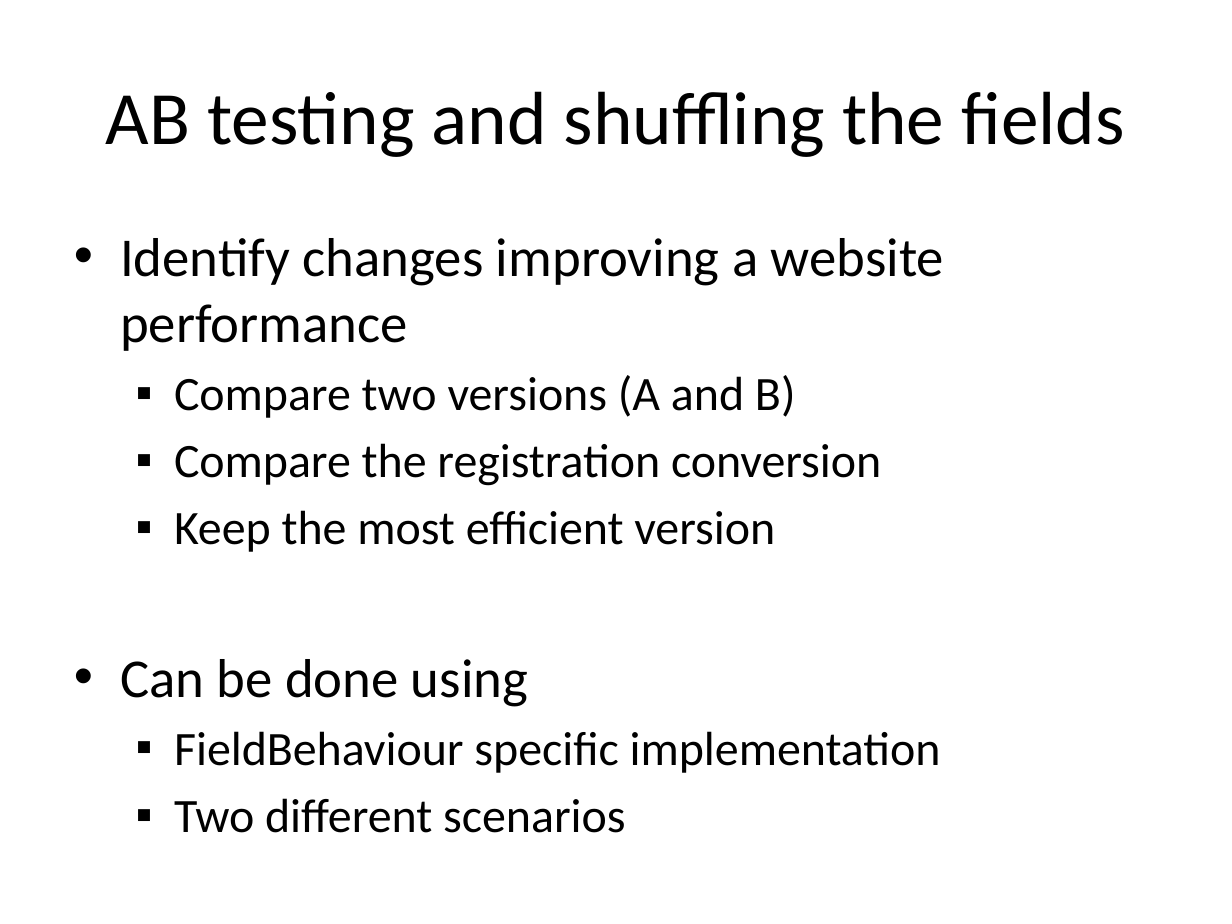
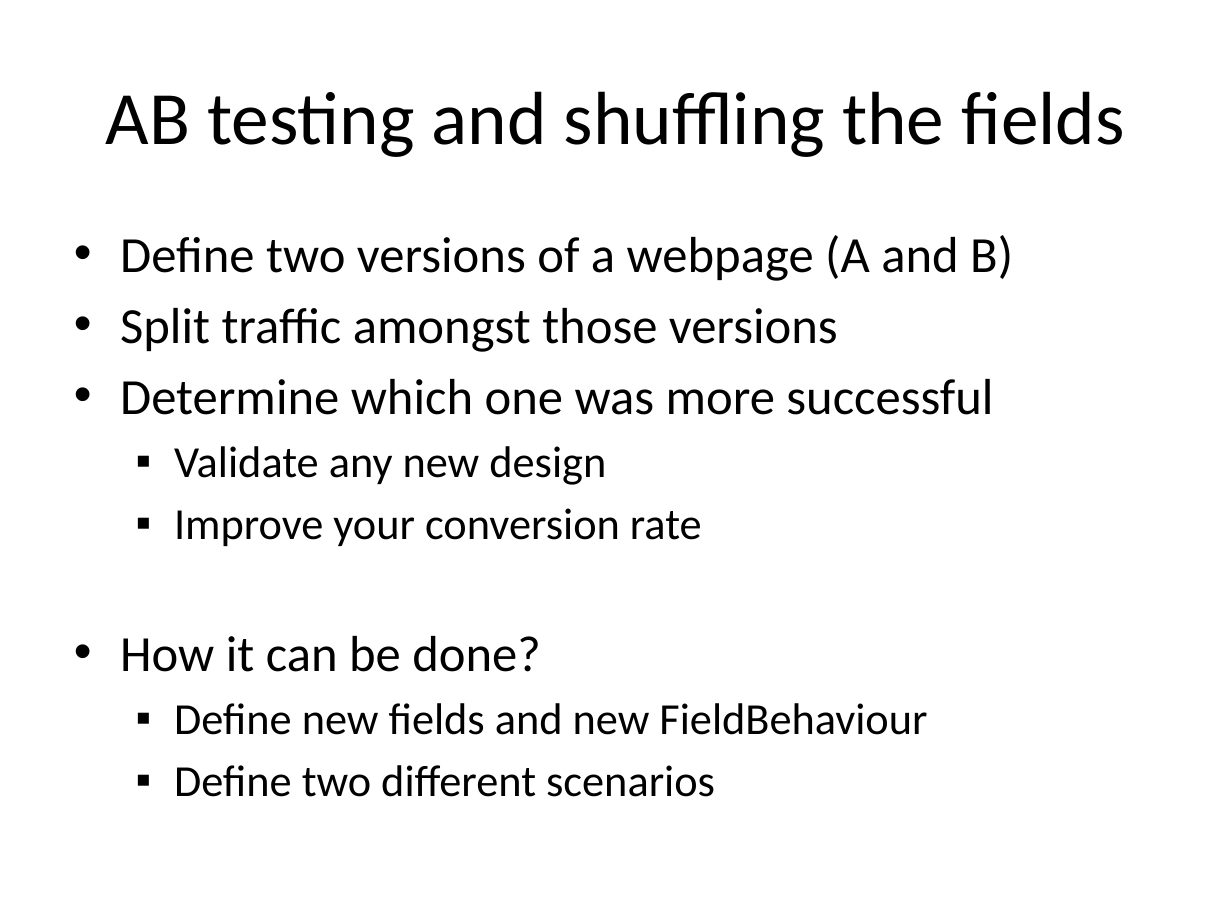
Before and after one commit to lesfurets/mdl4ui, a slide deck: slide 52 of mdl4ui-docs/mdl4ui_cg2013.pptx. Drawn at 1232x924 pixels with LibreOffice and Linux fonts; fonts in the diff are those of the drawing. Boxes give left, top, right and bottom in pixels: in the first picture for what was removed or moved away, otherwise in the second. Text is boxed around its words. In the diff, an @@ line names an element or a change of style, - is before the commit and + after.

Commit message:
review field tracking & AB testing

```diff
--- a/mdl4ui-docs/mdl4ui_cg2013.pptx
+++ b/mdl4ui-docs/mdl4ui_cg2013.pptx
@@ text at (120,235,1013,797): text changed; size 28 to 29.6 pt @@
-• Identify changes improving a website performance
-  ▪ Compare two versions (A and B)
-  ▪ Compare the registration conversion
-  ▪ Keep the most efficient version
-• Can be done using
-  ▪ FieldBehaviour specific implementation
-  ▪ Two different scenarios
+• Define two versions of a webpage (A and B)
+• Split traffic amongst those versions
+• Determine which one was more successful
+  ▪ Validate any new design
+  ▪ Improve your conversion rate
+• How it can be done?
+  ▪ Define new fields and new FieldBehaviour
+  ▪ Define two different scenarios
```
Also in this commit, not shown: 1 other slide changed, 5 slides added, 4 slides removed.
